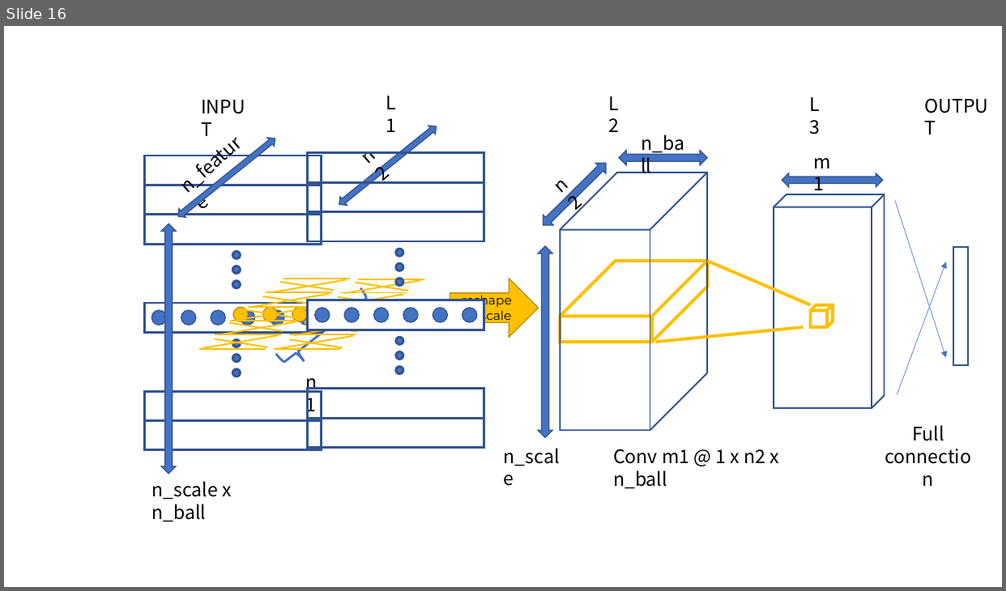
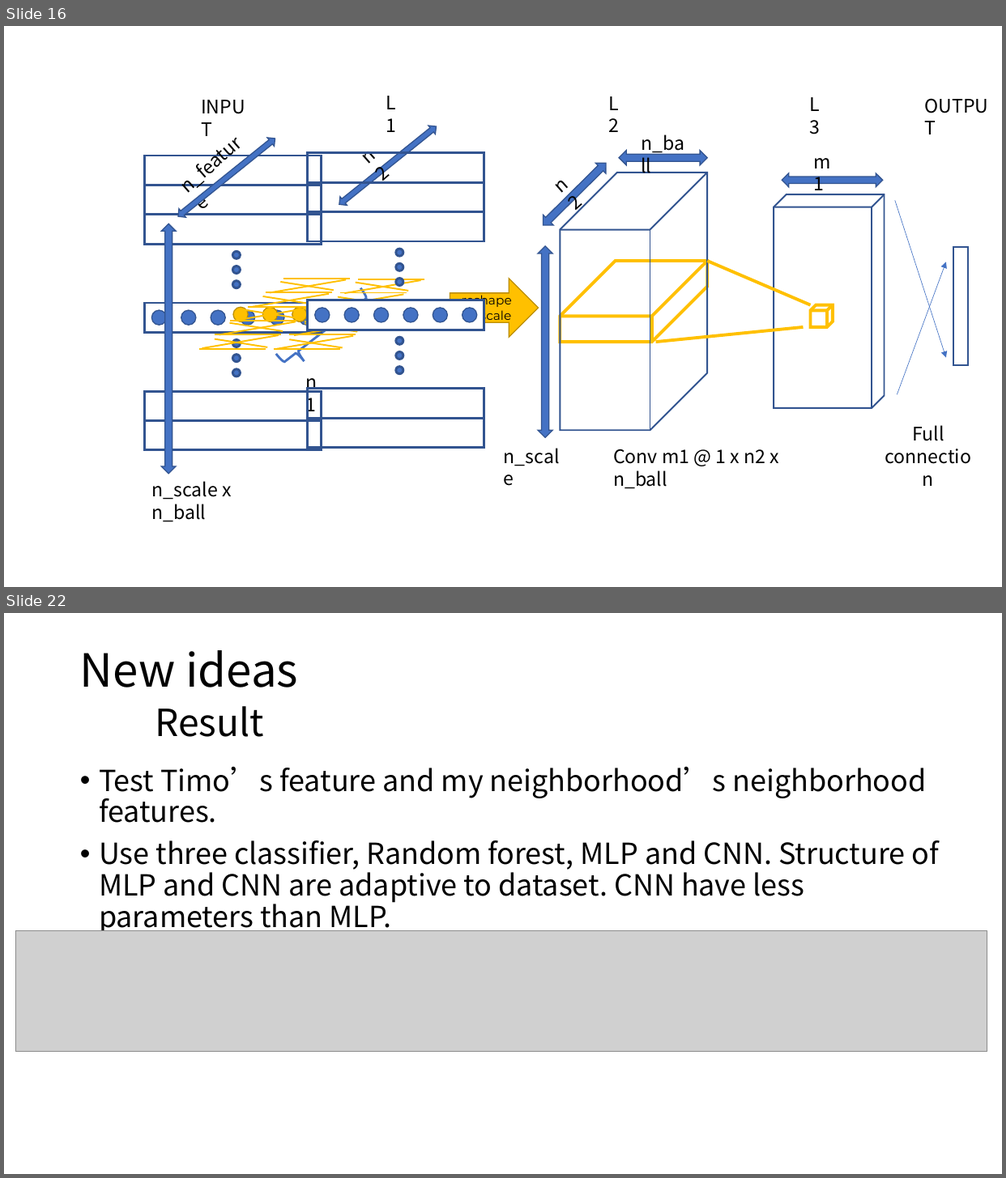
Before and after one commit to eglrp/nuage_de_points, a slide deck: projet/report.pptx. Shown one above the other, each under a label of ours: slide 16 before the commit, slides 16 and 22 after it; the slides between them are not shown. The pictures are 1006x591 and 1006x1178 pixels, drawn with LibreOffice and Linux fonts; fonts in the diff are those of the drawing; grey boxes stand for pictures. Boxes give left, top, right and bottom in pixels: in the first picture for what was removed or moved away, otherwise in the second. Text is boxed around its words. In the diff, an @@ line names an element or a change of style, - is before the commit and + after.

```diff
--- a/projet/report.pptx
+++ b/projet/report.pptx
@@ slide 22 added at <box>4,613,1002,1174</box>, background #FFFFFF @@
@@ title added at <box>80,650,298,737</box>, 44 pt, text #000000 @@
+New ideas
+Result
@@ text added at <box>99,766,939,935</box>, 28 pt, text #000000 @@
+• Test Timo’s feature and my neighborhood’s neighborhood features.
+• Use three classifier, Random forest, MLP and CNN. Structure of MLP and CNN are adaptive to dataset. CNN have less parameters than MLP.
@@ picture added at <box>15,931,987,1053</box> @@
```
Also in this commit, not shown: 2 slides changed, 9 other slides added, 2 slides removed.
